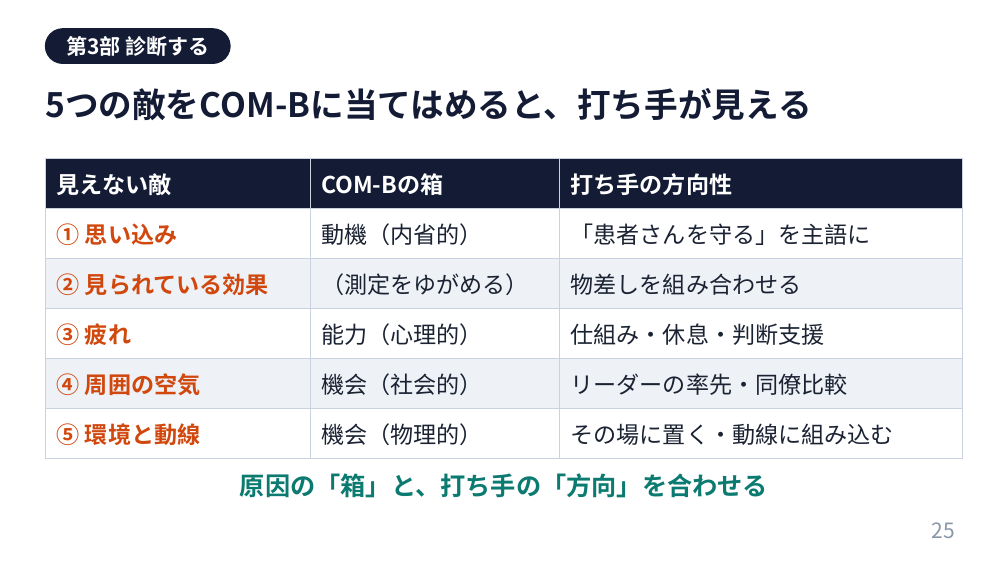
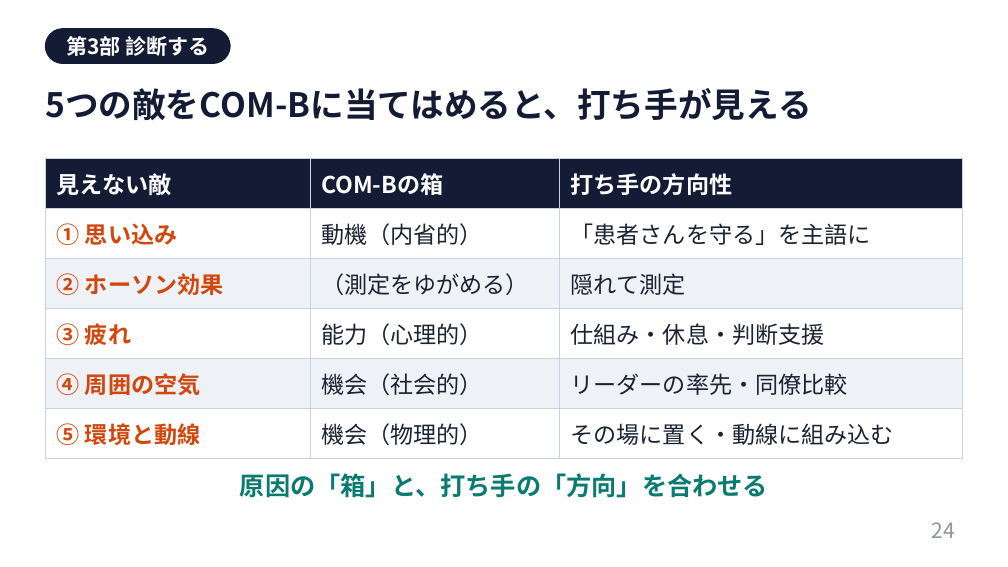
Before and after one commit to nsuzuki88-bit/my-web, a slide deck: slide 24 of lectures/behavioral-science-invisible-enemy/行動科学は感染対策の見えない敵を可視化する.pptx (slide 25 before the commit). Drawn at 1008x567 pixels with LibreOffice and Linux fonts; fonts in the diff are those of the drawing. Boxes give left, top, right and bottom in pixels: in the first picture for what was removed or moved away, otherwise in the second. Text is boxed around its words. In the diff, an @@ line names an element or a change of style, - is before the commit and + after.

```diff
--- a/lectures/behavioral-science-invisible-enemy/行動科学は感染対策の見えない敵を可視化する.pptx
+++ b/lectures/behavioral-science-invisible-enemy/行動科学は感染対策の見えない敵を可視化する.pptx
@@ table at box(45, 159, 963, 458) @@
-row 3, column 1: ② 見られている効果
+row 3, column 1: ② ホーソン効果
-row 3, column 3: 物差しを組み合わせる
+row 3, column 3: 隠れて測定
@@ page number at box(932, 522, 955, 538): text changed @@
-25
+24
```
Also in this commit, not shown: 17 other slides changed, 5 slides added, 6 slides removed, 6 other files.
